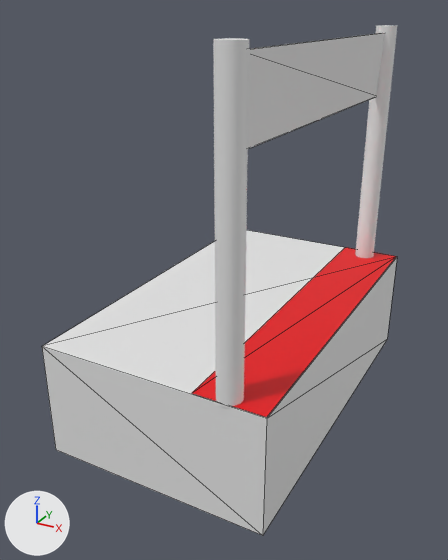
An edit to the glTF model Asset/Models/Ground/Goal/Goal.gltf, drawn before and after from the same camera.
The view is the same before and after, from a camera (50 mm lens) standing at (8.18, -16.4, 12.07) and looking at (-0.8, -0.07, 3.91). The lights are fixed; the arrows at lower left show +X, +Y and +Z. Mesh edges are drawn as thin lines on the coarser meshes. Where no turn or scale is listed for an object, it has been applied to the vertices. Vertices at the same position are counted once.

Objects in the first picture: 'Cube', '円柱', '円柱.001', '平面', '平面.001'.
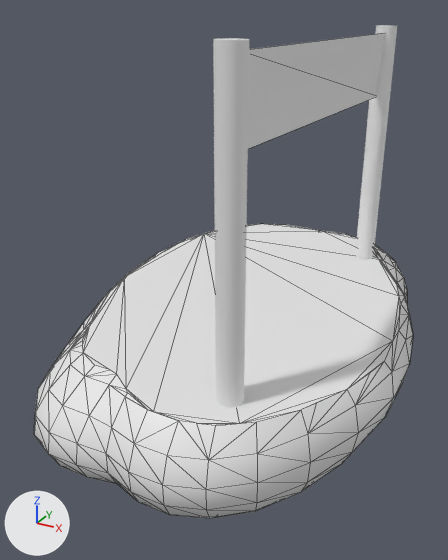
Where the change shows, as pixel boxes [x1, y1, x2, y2] in the pictures (448 x 560 px):
'Cube', reshaped, rescaled (7% wider)
    before: [42, 230, 397, 535]
    after: [34, 224, 413, 519]
'平面', deleted (red)
    before: [192, 247, 397, 417]

The change, as a list of edits to the scene's bpy script:
```text
Change me_cube:
    used by ob_cube; location = (0.0, 0.0, 1.77); scale = (3.41, 5.72, 1.76)
    remove me_cube.from_pydata(...)  # 8 vertices, 12 faces; spans x -1.0..1.0, y -1.0..1.0, z -1.0..1.0
    add me_cube.from_pydata(...)  # 344 vertices, 684 faces; spans x -0.98..1.01, y -0.78..0.99, z -0.8..0.47
    me_cube part 1: 8 vertices removed from x -1.0..1.0, y -1.0..1.0, z -1.0..1.0; 344 vertices added at x -0.98..1.01, y -0.78..0.99, z -0.8..0.47
Change ob_cube:
    ob_cube.scale: (3.41, 5.72, 1.76) -> (5.4, 9.79, 3.73)
Remove ob_平面:
    ob_平面 = bpy.data.objects.new('平面', me_平面)
    ob_平面.location = (2.4, 0.0, 3.55)
```
